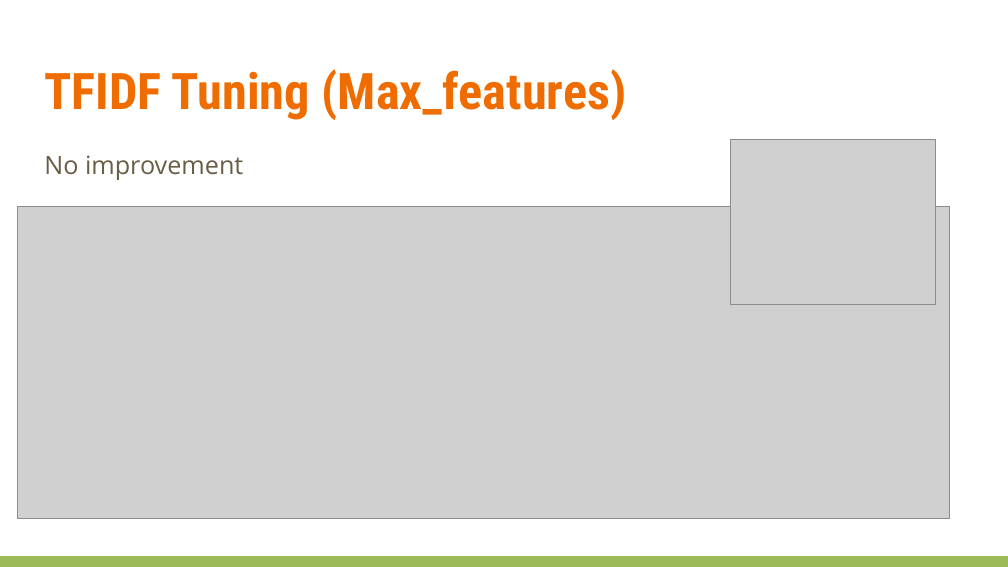
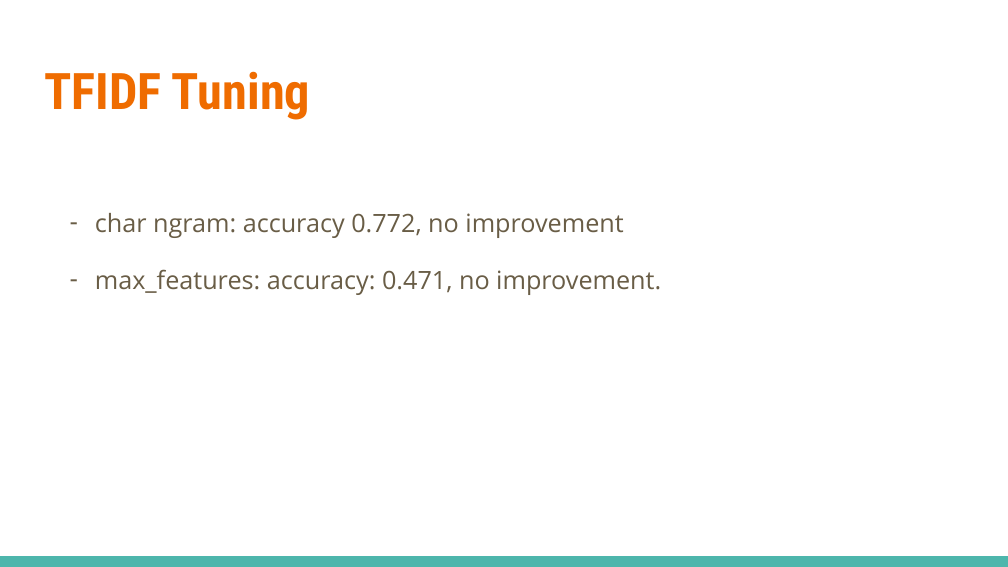
Before and after one commit to bluegrapes/DAT8Coursework, a slide deck: slide 23 of project2/What’s Cooking.pptx (slide 28 before the commit). Drawn at 1008x567 pixels with LibreOffice and Linux fonts; fonts in the diff are those of the drawing; grey boxes stand for pictures. Boxes give left, top, right and bottom in pixels: in the first picture for what was removed or moved away, otherwise in the second. Text is boxed around its words. In the diff, an @@ line names an element or a change of style, - is before the commit and + after.

```diff
--- a/project2/What’s Cooking.pptx
+++ b/project2/What’s Cooking.pptx
@@ title at (x1=44, y1=71, x2=310, y2=120): text changed @@
-TFIDF Tuning (Max_features)
+TFIDF Tuning
@@ picture removed at (x1=731, y1=140, x2=935, y2=305) @@
@@ text removed at (x1=44, y1=155, x2=243, y2=180) @@
-No improvement
@@ picture removed at (x1=18, y1=207, x2=951, y2=519) @@
@@ text added at (x1=95, y1=213, x2=661, y2=295), 18 pt, text #695D46 @@
+– char ngram: accuracy 0.772, no improvement
+– max_features: accuracy: 0.471, no improvement.
@@ rectangle at (x1=0, y1=556, x2=1008, y2=567): fill #9BBB59 to #4DB6AC @@
```
Also in this commit, not shown: 23 other slides changed, 3 slides added, 10 slides removed, 1 other file.
